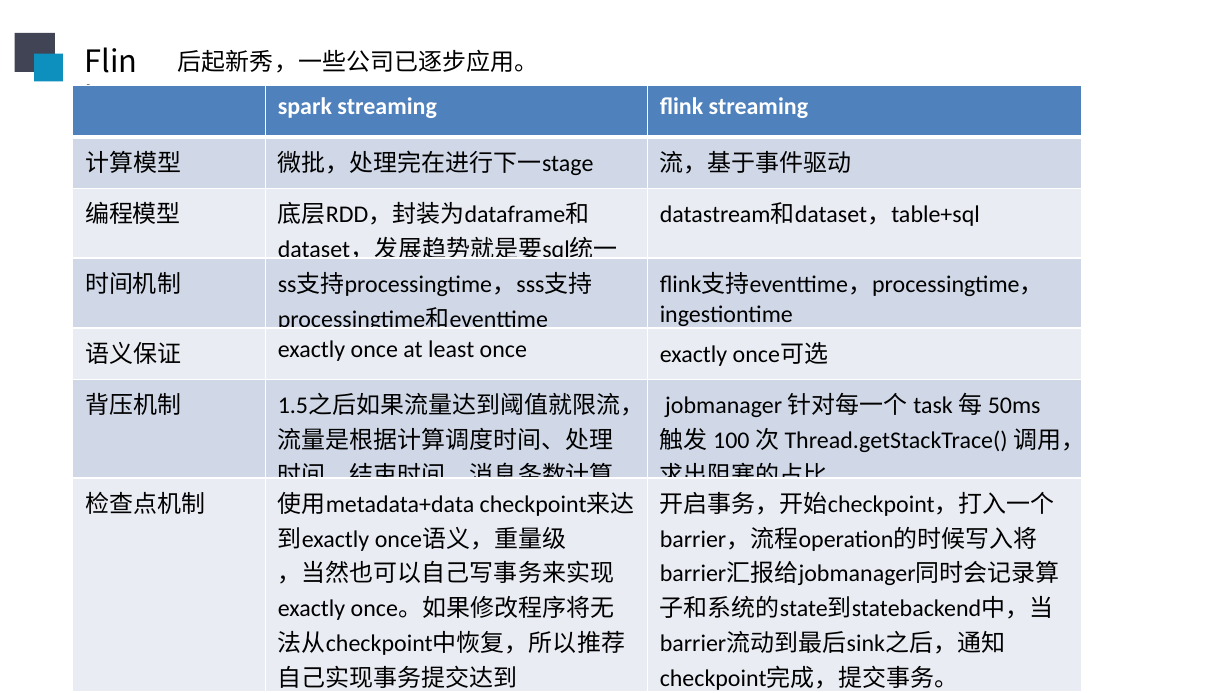
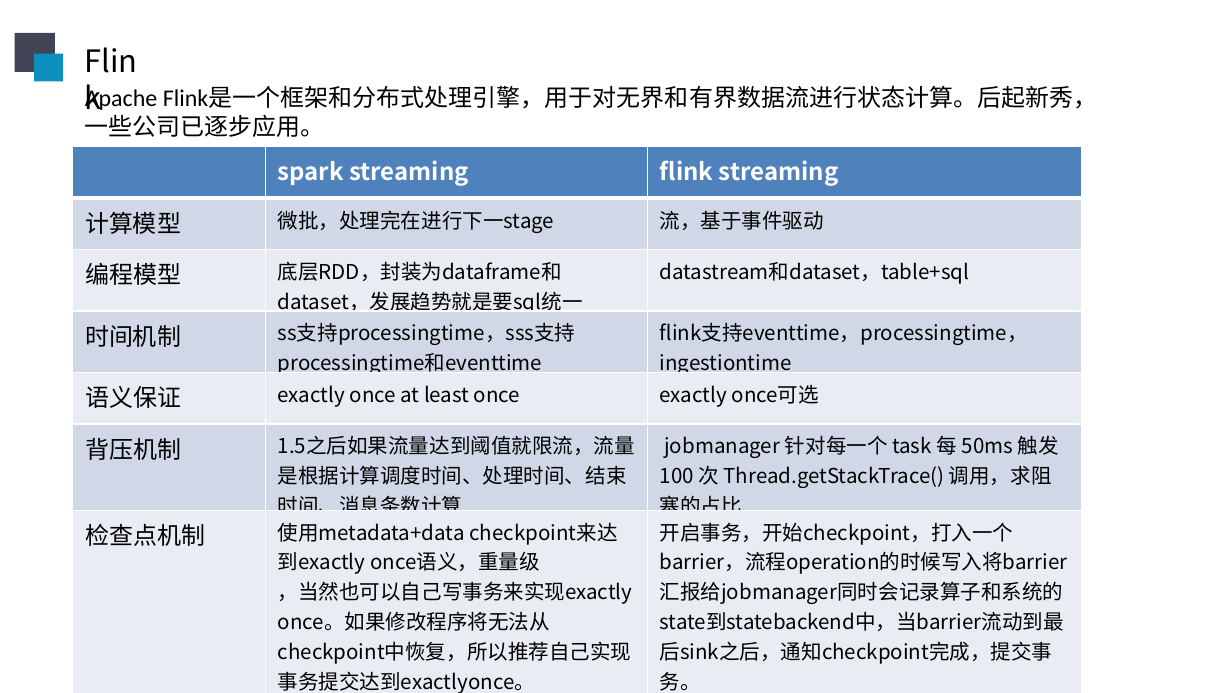
Before and after one commit to sunliangliang9201/interview_prepare, a slide deck: slide 10 of 在线阶段汇报20190606.pptx (slide 9 before the commit). Drawn at 1232x693 pixels with LibreOffice and Linux fonts; fonts in the diff are those of the drawing. Boxes give left, top, right and bottom in pixels: in the first picture for what was removed or moved away, otherwise in the second. Text is boxed around its words. In the diff, an @@ line names an element or a change of style, - is before the commit and + after.

```diff
--- a/在线阶段汇报20190606.pptx
+++ b/在线阶段汇报20190606.pptx
@@ text at (85,86,1098,137): text changed @@
-后起新秀，一些公司已逐步应用。
+Apache Flink是一个框架和分布式处理引擎，用于对无界和有界数据流进行状态计算。后起新秀，一些公司已逐步应用。
@@ table at (73,147,1082,693) @@
-row 6, column 3: jobmanager 针对每一个 task 每 50ms 触发 100 次 Thread.getStackTrace() 调用，求出阻塞的占比
+row 6, column 3: jobmanager 针对每一个 task 每 50ms 触发 100 次 Thread.getStackTrace() 调用，求阻塞的占比
@@ font Calibri to Noto Sans CJK SC @@
@@ size 14 to 12 pt in "微批，处理完在进行下一stage", "流，基于事件驱动", "底层RDD，封装为dataframe和dataset，发展趋势就是要sql统一", "datastream和dataset，table+sql" and 9 more places @@
@@ table: place and size @@
-table at (73,86,1082,693)
+table at (73,147,1082,693)
```
Also in this commit, not shown: 4 other slides changed, 1 slide added, 1 other file.
